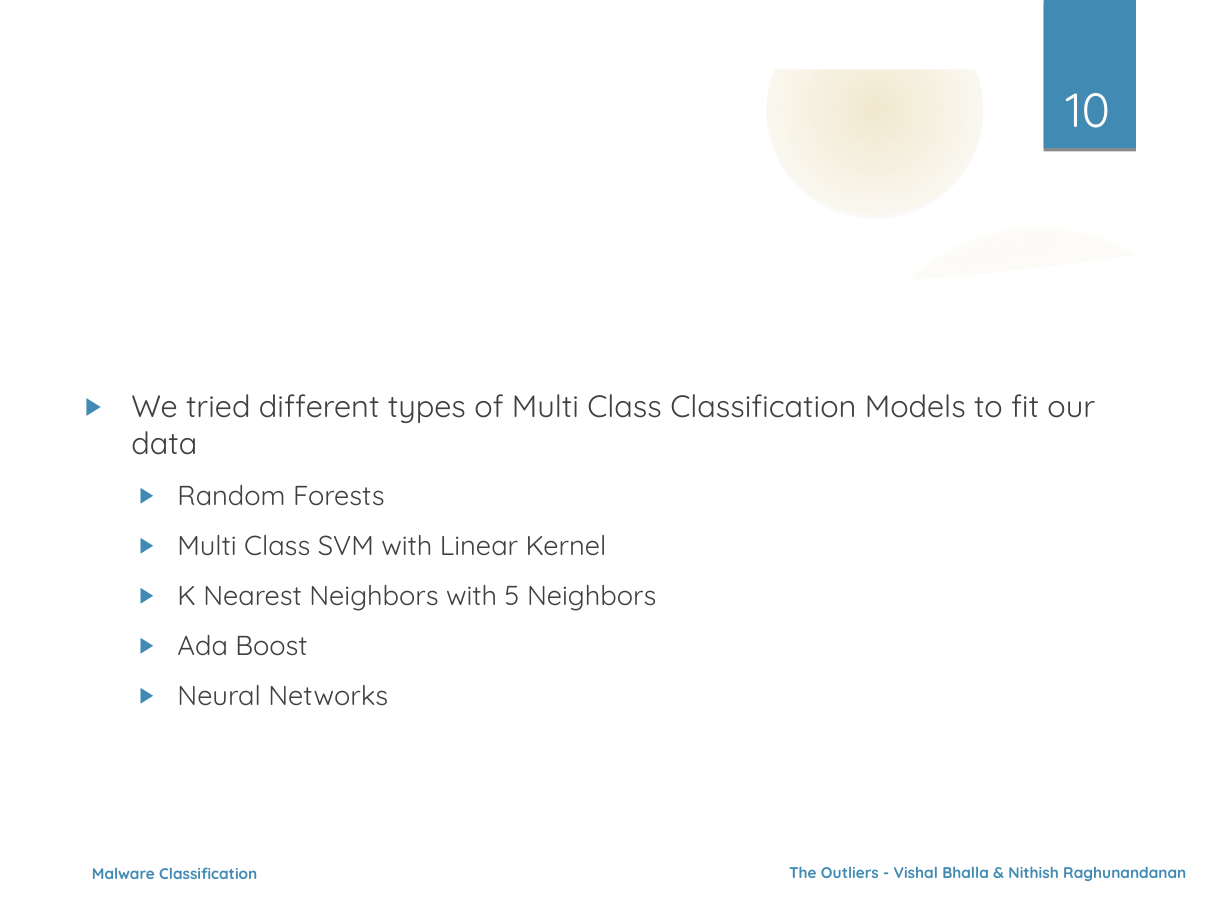
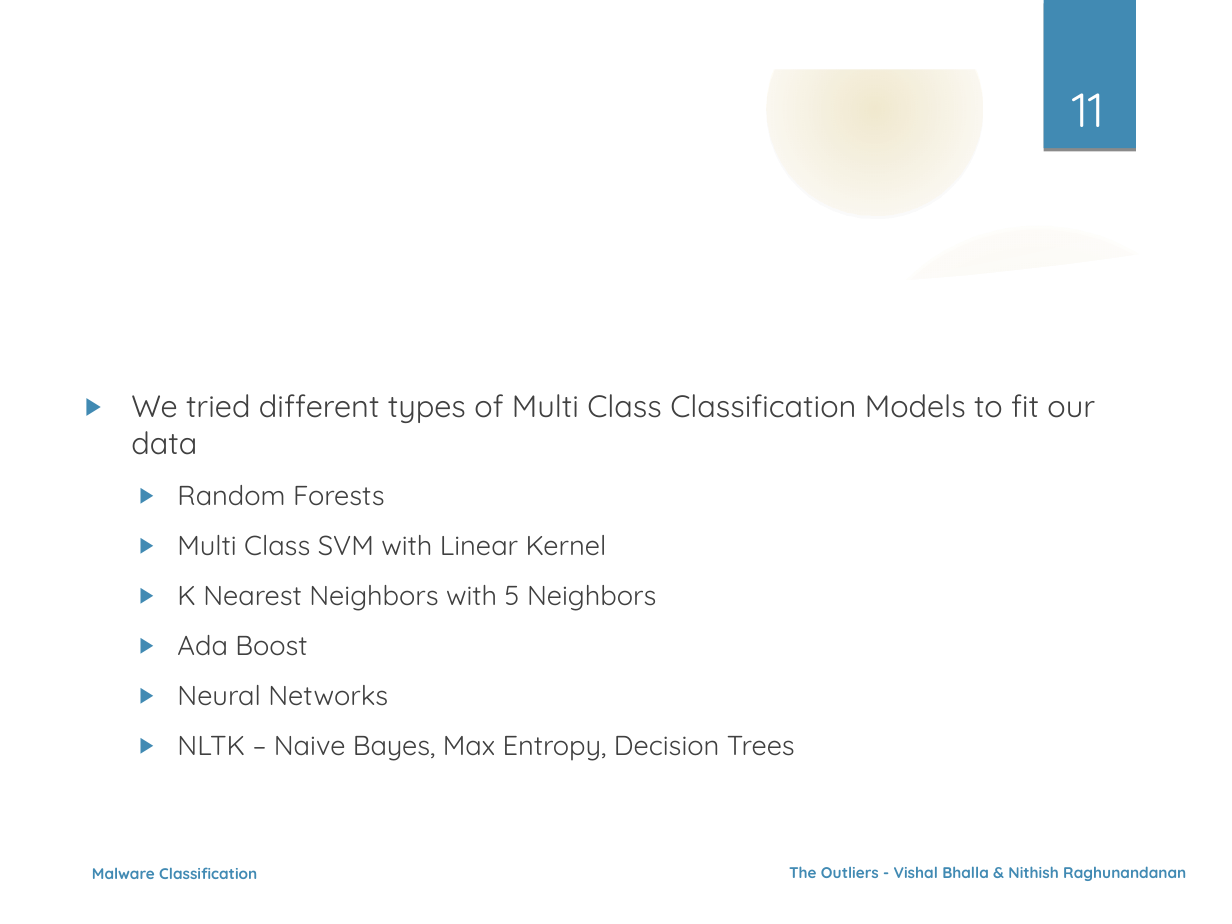
Before and after one commit to nehgu/Anomaly-Detection, a slide deck: slide 11 of Challenges/Malware_Classification_On_Behavioral_Data_Challenge_5/Ppt_Malware_Classification_Challenge_5.odp (slide 10 before the commit). Drawn at 1232x924 pixels with LibreOffice and Linux fonts; fonts in the diff are those of the drawing; background and template pictures are left out. Boxes give left, top, right and bottom in pixels: in the first picture for what was removed or moved away, otherwise in the second. Text is boxed around its words. In the diff, an @@ line names an element or a change of style, - is before the commit and + after.

```diff
--- a/Challenges/Malware_Classification_On_Behavioral_Data_Challenge_5/Ppt_Malware_Classification_Challenge_5.odp
+++ b/Challenges/Malware_Classification_On_Behavioral_Data_Challenge_5/Ppt_Malware_Classification_Challenge_5.odp
@@ page number at (1072,93,1104,127): text changed @@
-10
+11
@@ text at (177,736,795,761): paragraph added @@
+  ▶ NLTK – Naive Bayes, Max Entropy, Decision Trees
```
Also in this commit, not shown: 11 other slides changed, 2 slides added, 2 other files.
